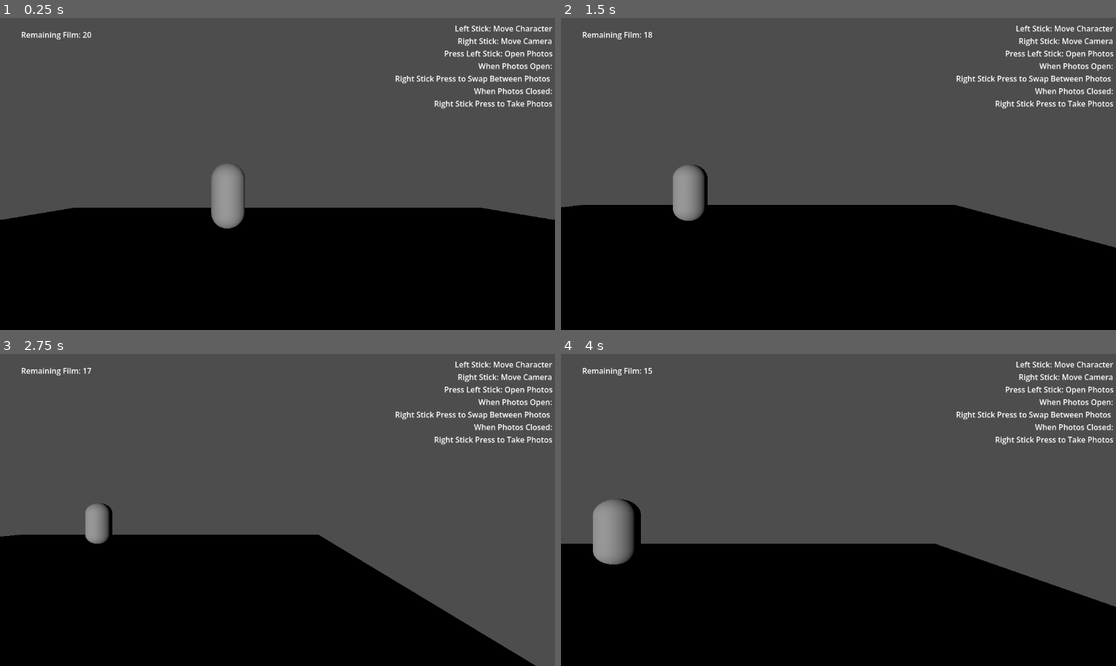
Above: before the commit, frames 1-4 (two rows, left to right).
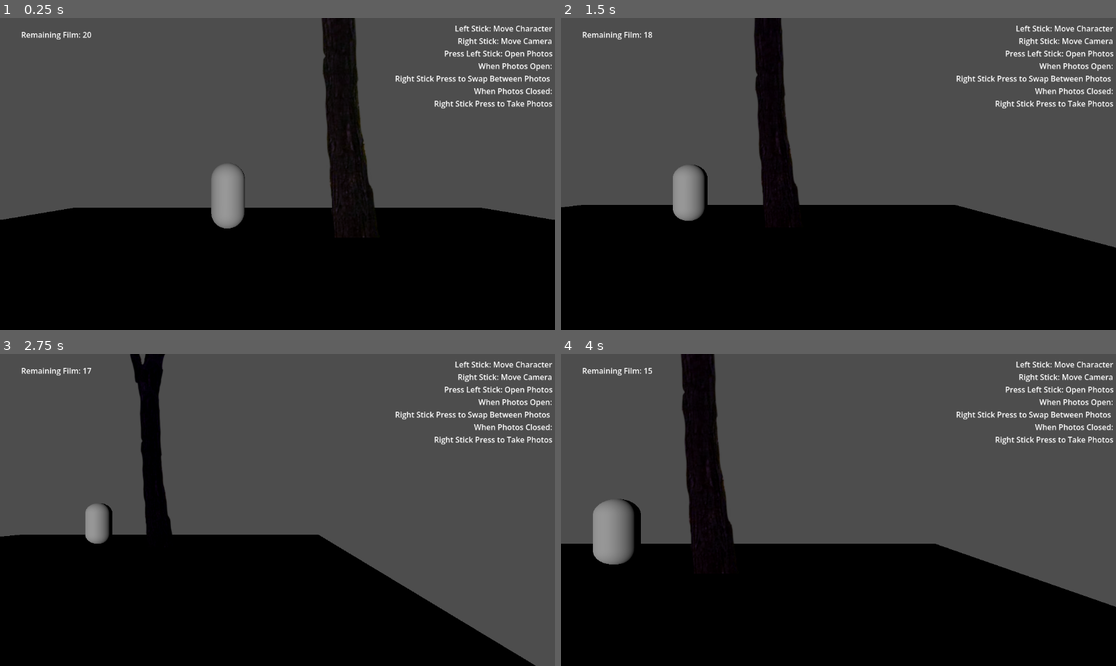
Above: after the commit, the same moments.

Repository: torchick20-ui/Roll-Your-Fate-F26
Game: Godot game, scene res://Scenes/player_test.tscn
Same seed, same stepped clock (60 frames per second), same inputs: the game is played once before the commit and once after it. The engine's default icon, where the game draws it, is replaced by a stand-in: a white triangle on a blue panel in a dark square.
Inputs:
- Up to frame 1 (0.25 s): no input
- Up to frame 2 (1.5 s): tap Enter at 0.5 s; hold D (Walk Right) 0.53-1.28 s; tap Space (Take Photo) at 0.6, 1.35 s; hold S (Walk Back) from 1.28 s (still down)
- Up to frame 3 (2.75 s): release S (Walk Back) at 2.03 s; hold D (Walk Right) from 2.03 s (still down); tap Space (Take Photo) at 2.1 s
- Up to frame 4 (4 s): release D (Walk Right) at 2.78 s; hold W (Walk Forward) 2.78-3.53 s; tap Space (Take Photo) at 2.85, 3.6 s; hold A (Walk Left) from 3.53 s (still down)

The runs differ from the first frame. In frame 1, 3.9% of the frame differs, in the area x 57-68%, y 0-71%; in frame 2, 3.2%; in frame 3, 2.3%; in frame 4, 3.9%, in the area x 21-32%, y 0-71%.
Error before the commit: Invalid assignment of property or key 'modulate' with value of type 'Color' on a base object of type 'null instance'. (res://Script/entity.gd:19)

Commit message:
added more brightness levels in between full darkness and full brightness

Diff:
--- a/Godot/new-game-project/Entites/sample.tscn
+++ b/Godot/new-game-project/Entites/sample.tscn
@@ -1,20 +1,11 @@
 [gd_scene format=3 uid="uid://b6tqm4r6b4e7c"]
 
 [ext_resource type="Script" uid="uid://bje4hoh4nycfy" path="res://Script/entity.gd" id="1_uledb"]
-[ext_resource type="Texture2D" uid="uid://4q335xxs2p" path="res://Images/icon.svg" id="2_yimkj"]
-
-[sub_resource type="Gradient" id="Gradient_f6qp0"]
-
-[sub_resource type="GradientTexture2D" id="GradientTexture2D_jfoqw"]
-gradient = SubResource("Gradient_f6qp0")
-width = 128
-height = 128
 
 [sub_resource type="SphereShape3D" id="SphereShape3D_vtbqs"]
 
 [node name="Sample" type="Node3D" unique_id=1069840899]
 script = ExtResource("1_uledb")
-sprites = Array[Texture]([ExtResource("2_yimkj"), SubResource("GradientTexture2D_jfoqw")])
 entityName = "Sample"
 
 [node name="Sprite2D" type="Sprite3D" parent="." unique_id=1264208238]
--- /dev/null
+++ b/Godot/new-game-project/Entites/sample_2.tscn
@@ -0,0 +1,18 @@
+[gd_scene format=3 uid="uid://kfnkecr8hd1v"]
+
+[ext_resource type="Script" uid="uid://bje4hoh4nycfy" path="res://Script/entity.gd" id="1_1nl6f"]
+[ext_resource type="Texture2D" uid="uid://4q335xxs2p" path="res://Images/icon.svg" id="1_rrdvi"]
+
+[sub_resource type="SphereShape3D" id="SphereShape3D_vtbqs"]
+
+[node name="Sample2" type="Node3D" unique_id=1069840899]
+script = ExtResource("1_1nl6f")
+entityName = "Sample"
+
+[node name="Sprite3D" type="Sprite3D" parent="." unique_id=1264208238]
+texture = ExtResource("1_rrdvi")
+
+[node name="Area3D" type="Area3D" parent="." unique_id=1463597924]
+
+[node name="CollisionShape3D" type="CollisionShape3D" parent="Area3D" unique_id=2024276235]
+shape = SubResource("SphereShape3D_vtbqs")
--- a/Godot/new-game-project/Entites/vending_machine.tscn
+++ b/Godot/new-game-project/Entites/vending_machine.tscn
@@ -7,7 +7,6 @@
 
 [node name="Vending Machine" type="Node3D" unique_id=1069840899]
 script = ExtResource("1_o2nwm")
-entityName = "Vending Machine"
 
 [node name="Sprite3D" type="Sprite3D" parent="." unique_id=1264208238]
 texture = ExtResource("2_uoav1")
--- a/Godot/new-game-project/Scenes/player_test.tscn
+++ b/Godot/new-game-project/Scenes/player_test.tscn
@@ -1,7 +1,7 @@
 [gd_scene format=3 uid="uid://css3mpiudynko"]
 
 [ext_resource type="PackedScene" uid="uid://0fagbk3765yo" path="res://Scenes/player_controller.tscn" id="1_xjjte"]
-[ext_resource type="PackedScene" uid="uid://b6tqm4r6b4e7c" path="res://Entites/sample.tscn" id="2_acvas"]
+[ext_resource type="PackedScene" uid="uid://u6e5opfod34u" path="res://Entites/tree_1.tscn" id="2_acvas"]
 
 [sub_resource type="PlaneMesh" id="PlaneMesh_4p277"]
 
@@ -39,5 +39,5 @@
 [node name="DirectionalLight3D" type="DirectionalLight3D" parent="." unique_id=1235171269]
 transform = Transform3D(1, 0, 0, 0, 1, 0, 0, 0, 1, 2.5495758, 6.290962, -1.7855228)
 
-[node name="Sample" parent="." unique_id=1069840899 instance=ExtResource("2_acvas")]
-transform = Transform3D(1, 0, 0, 0, 1, 0, 0, 0, 1, 4.867878, 1.005415, -7.49432)
+[node name="Tree1" parent="." unique_id=1964777732 instance=ExtResource("2_acvas")]
+transform = Transform3D(1, 0, 0, 0, 1, 0, 0, 0, 1, 1.7569809, 0, -5.293992)
--- a/Godot/new-game-project/Script/entity.gd
+++ b/Godot/new-game-project/Script/entity.gd
@@ -11,9 +11,13 @@
 func _process(delta: float) -> void:
 	if !camera:
 		return
-	if global_position.distance_to(camera.global_position) < 6:
+	if global_position.distance_to(camera.global_position) < 5:
 		sprite.modulate = Color(1.0, 1.0, 1.0)
+	elif global_position.distance_to(camera.global_position) < 6:
+		sprite.modulate = Color(0.678, 0.561, 0.839, 1.0)
 	elif global_position.distance_to(camera.global_position) < 7:
+		sprite.modulate = Color(0.514, 0.349, 0.686, 1.0)
+	elif global_position.distance_to(camera.global_position) < 8:
 		sprite.modulate = Color(0.476, 0.322, 0.834, 1.0)
 	else:
 		sprite.modulate = Color(0.271, 0.176, 0.486)
Not shown: 1 places in Godot/new-game-project/Entites/tree_3.tscn that only renumber resources
